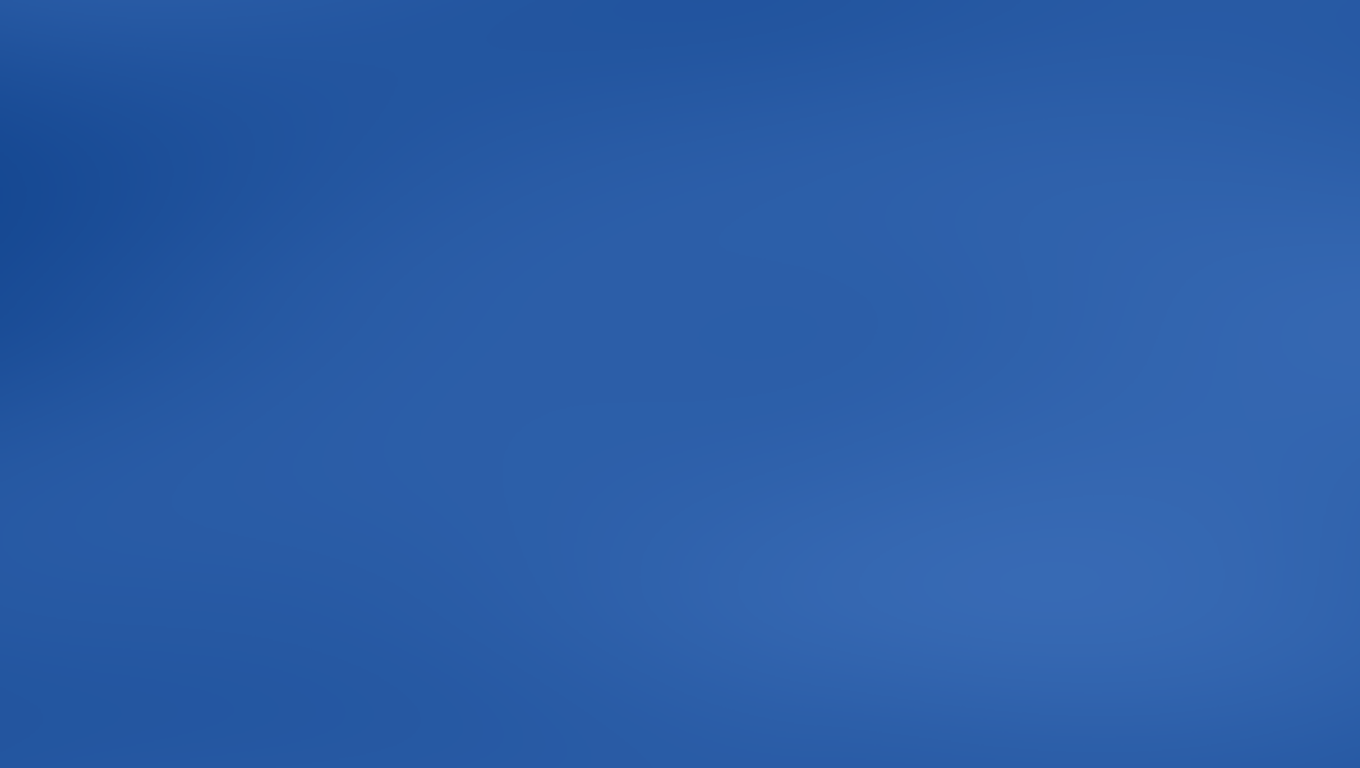
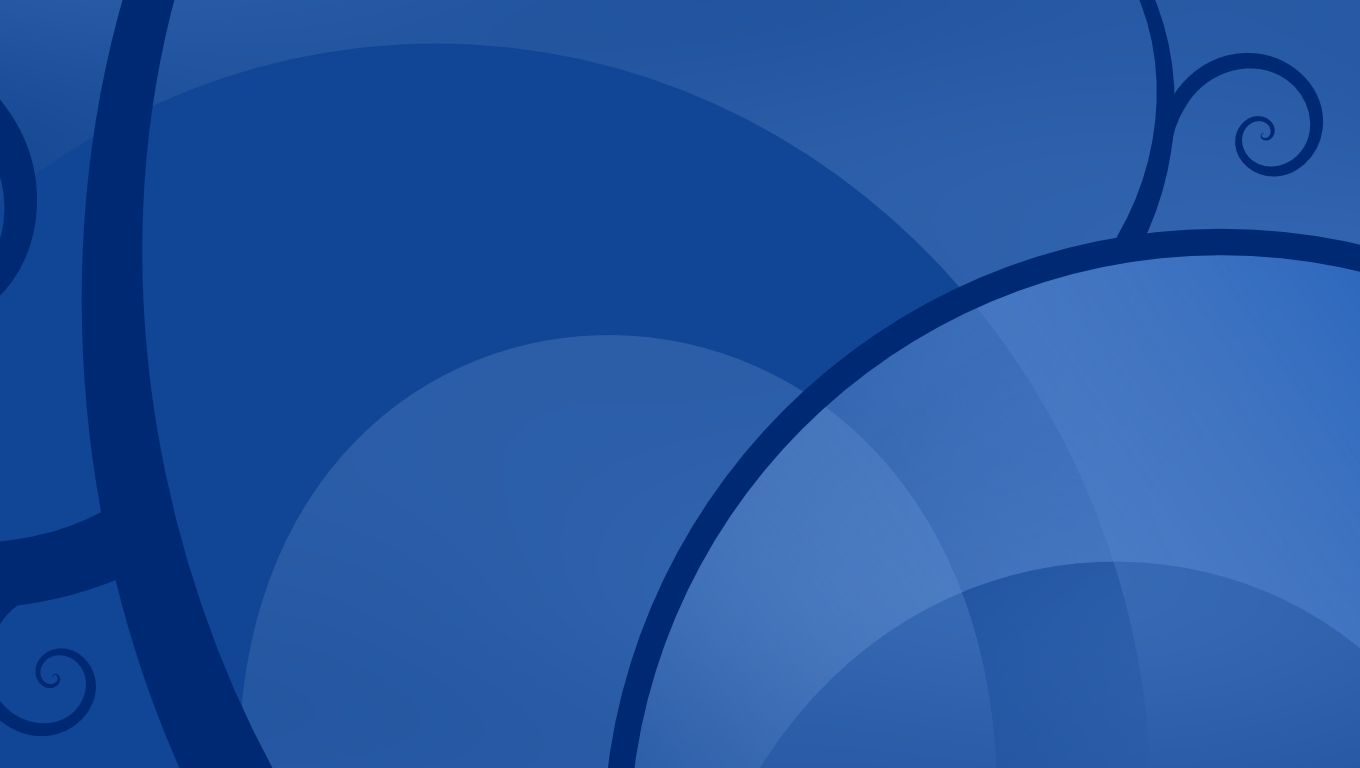
Layers edited between the first and the second 1360 × 768 image:
added layer "1360x768.png" above "Texture" over (0, 0, 1360, 768)
